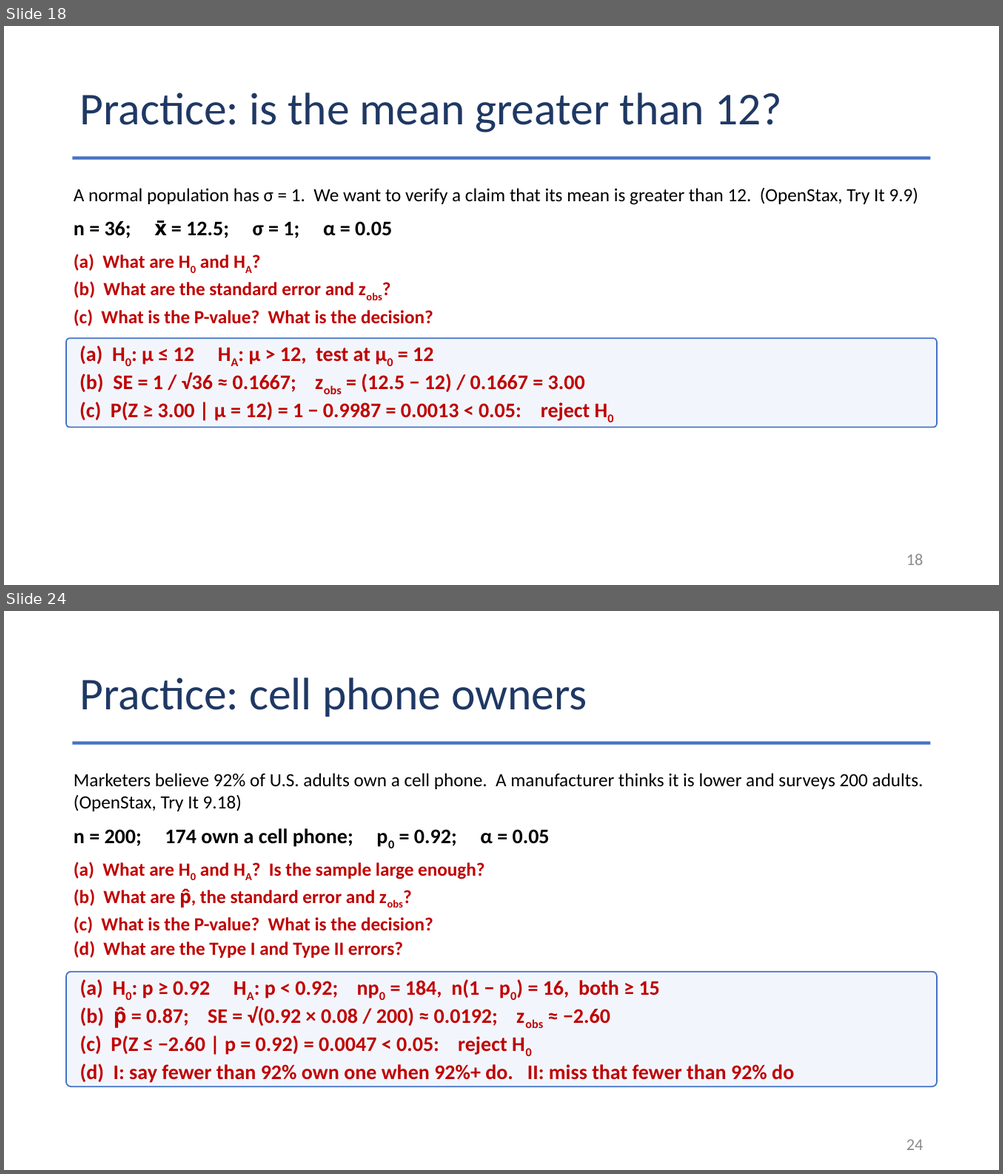
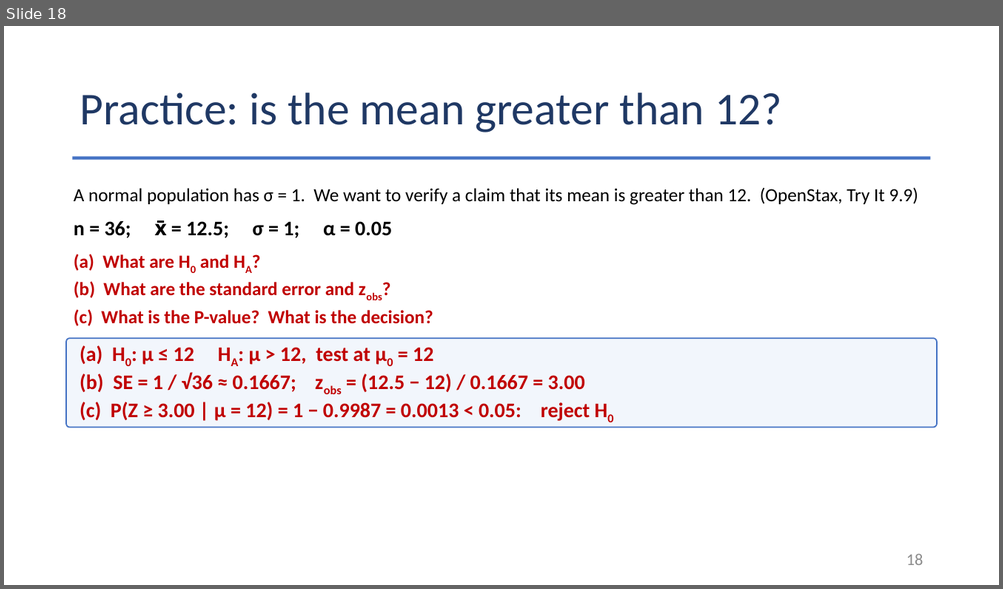
Before and after one commit to Jarred6068/Kvamme_UI_STAT251, a slide deck: docs/lecture_slides/Week 11/2026/Week11_Lecture25_Slides_11_02_2026.pptx. Shown one above the other, each under a label of ours: slides 18 and 24 before the commit, slide 18 after it; the slides between them are not shown. The pictures are 1003x1174 and 1003x589 pixels, drawn with LibreOffice and Linux fonts; fonts in the diff are those of the drawing. Boxes give left, top, right and bottom in pixels: in the first picture for what was removed or moved away, otherwise in the second. Text is boxed around its words. In the diff, an @@ line names an element or a change of style, - is before the commit and + after.

```diff
--- a/docs/lecture_slides/Week 11/2026/Week11_Lecture25_Slides_11_02_2026.pptx
+++ b/docs/lecture_slides/Week 11/2026/Week11_Lecture25_Slides_11_02_2026.pptx
@@ slide 24 removed at (4, 611, 999, 1170), background #FFFFFF @@
@@ title removed at (79, 678, 587, 717) @@
-Practice: cell phone owners
@@ rectangle removed at (73, 741, 930, 744) @@
@@ text removed at (74, 773, 923, 812) @@
-Marketers believe 92% of U.S. adults own a cell phone. A manufacturer thinks it is lower and surveys 200 adults. (OpenStax, Try It 9.18)
@@ text removed at (74, 829, 549, 847) @@
-n = 200; 174 own a cell phone; p0 = 0.92; α = 0.05
@@ text removed at (74, 862, 484, 958) @@
-(a) What are H0 and HA? Is the sample large enough?
-(b) What are p̂, the standard error and zobs?
-(c) What is the P-value? What is the decision?
-(d) What are the Type I and Type II errors?
@@ rounded rectangle removed at (66, 972, 936, 1087) @@
-(a) H0: p ≥ 0.92 HA: p < 0.92; np0 = 184, n(1 − p0) = 16, both ≥ 15
-(b) p̂ = 0.87; SE = √(0.92 × 0.08 / 200) ≈ 0.0192; zobs ≈ −2.60
-(c) P(Z ≤ −2.60 | p = 0.92) = 0.0047 < 0.05: reject H0
-(d) I: say fewer than 92% own one when 92%+ do. II: miss that fewer than 92% do
@@ page number removed at (906, 1139, 923, 1150) @@
-24
```
Also in this commit, not shown: 1 slide changed, 11 other slides removed, 47 other files.
